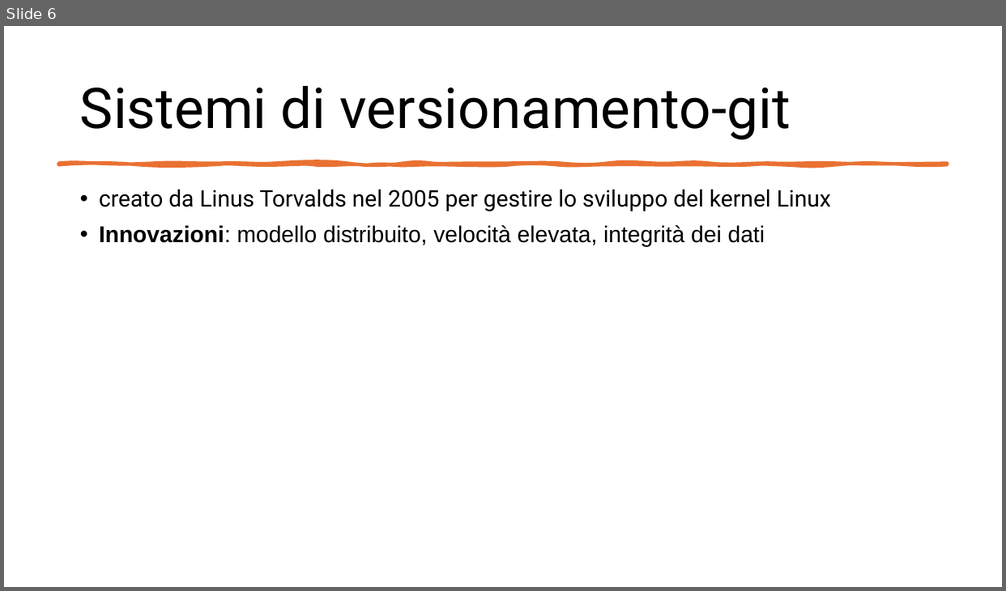
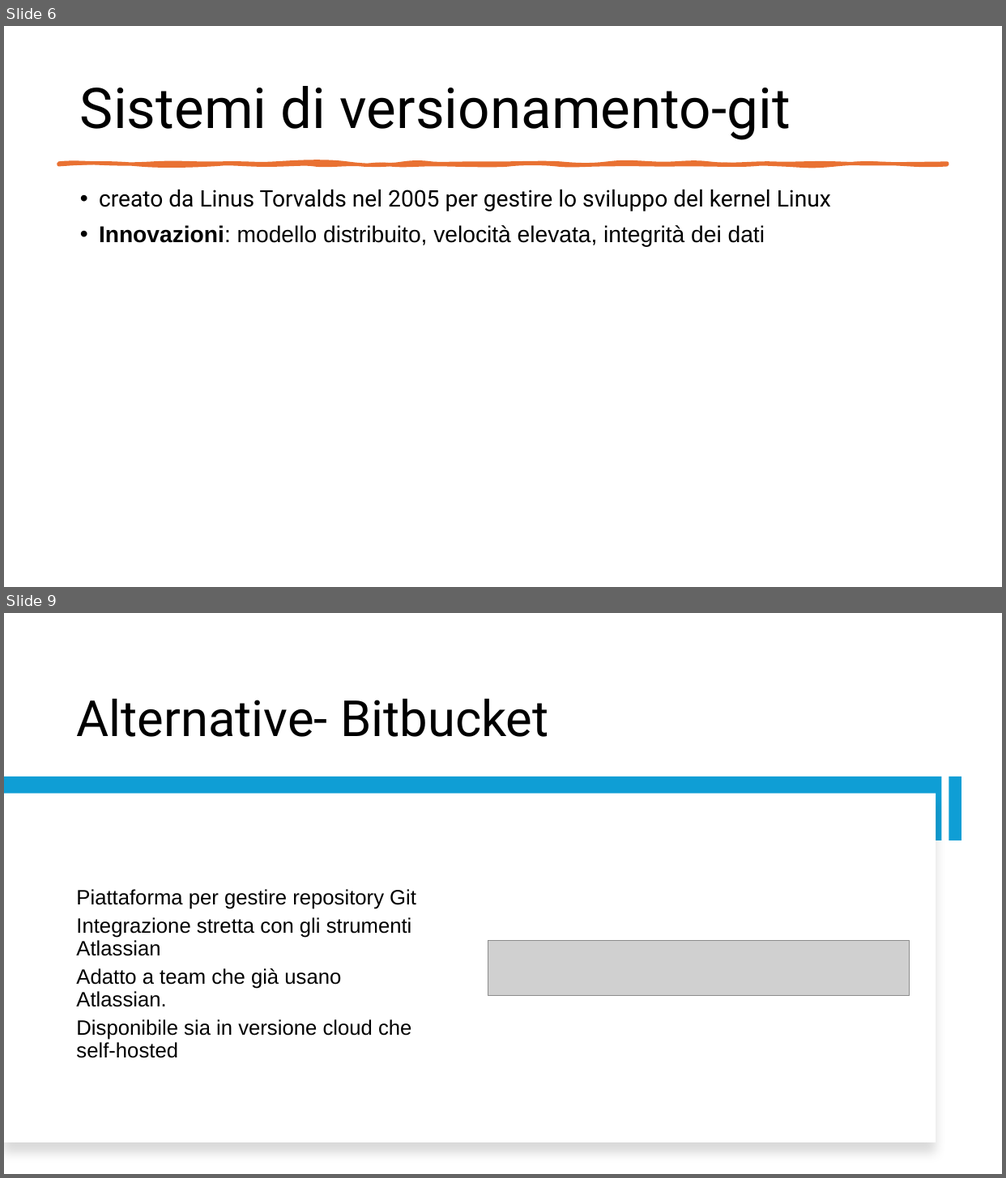
Before and after one commit to EliottJacobe08/Lab-Programmazione-1, a slide deck: GitHub e Version Control.pptx. Shown one above the other, each under a label of ours: slide 6 before the commit, slides 6 and 9 after it; the slides between them are not shown. The pictures are 1006x591 and 1006x1178 pixels, drawn with LibreOffice and Linux fonts; fonts in the diff are those of the drawing; grey boxes stand for pictures. Boxes give left, top, right and bottom in pixels: in the first picture for what was removed or moved away, otherwise in the second. Text is boxed around its words. In the diff, an @@ line names an element or a change of style, - is before the commit and + after.

```diff
--- a/GitHub e Version Control.pptx
+++ b/GitHub e Version Control.pptx
@@ slide 9 added at [4, 613, 1002, 1174], background #FFFFFF @@
@@ title added at [76, 698, 549, 737], 48 pt, text #000000 @@
+Alternative- Bitbucket
@@ rectangle added at [4, 777, 942, 841], fill #0F9ED5 @@
@@ rectangle added at [948, 777, 961, 841], fill #0F9ED5 @@
@@ rectangle added at [4, 794, 936, 1143], fill #FFFFFF @@
@@ text added at [76, 889, 416, 1059], 20 pt, text #000000 @@
+Piattaforma per gestire repository Git
+Integrazione stretta con gli strumenti Atlassian
+Adatto a team che già usano Atlassian.
+Disponibile sia in versione cloud che self-hosted
@@ picture added at [488, 941, 909, 995] @@
```
Also in this commit, not shown: 3 other slides added, 1 slide removed.
